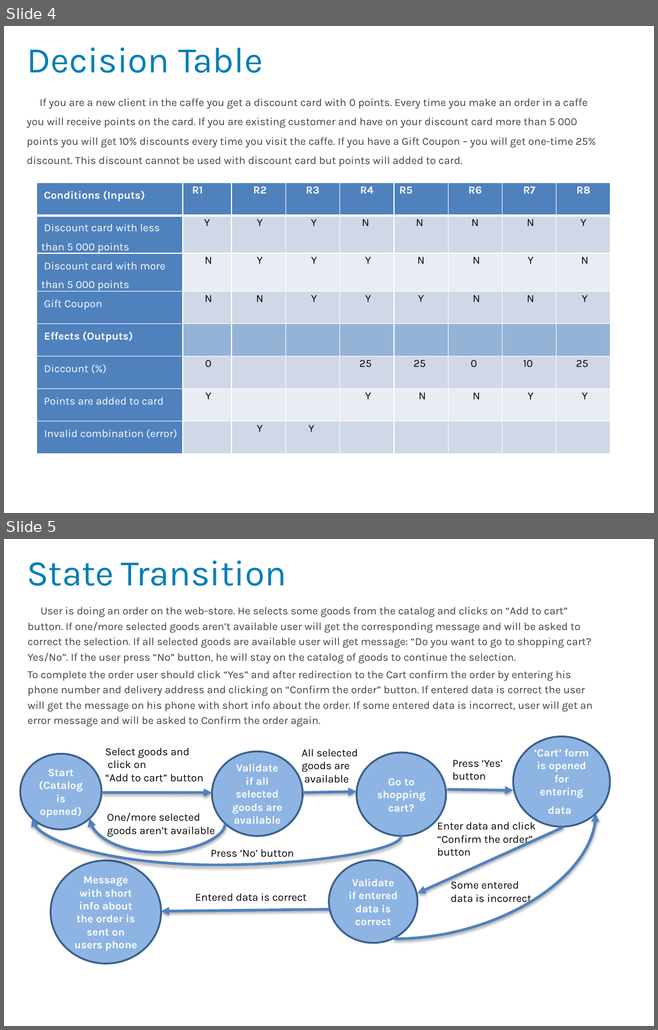
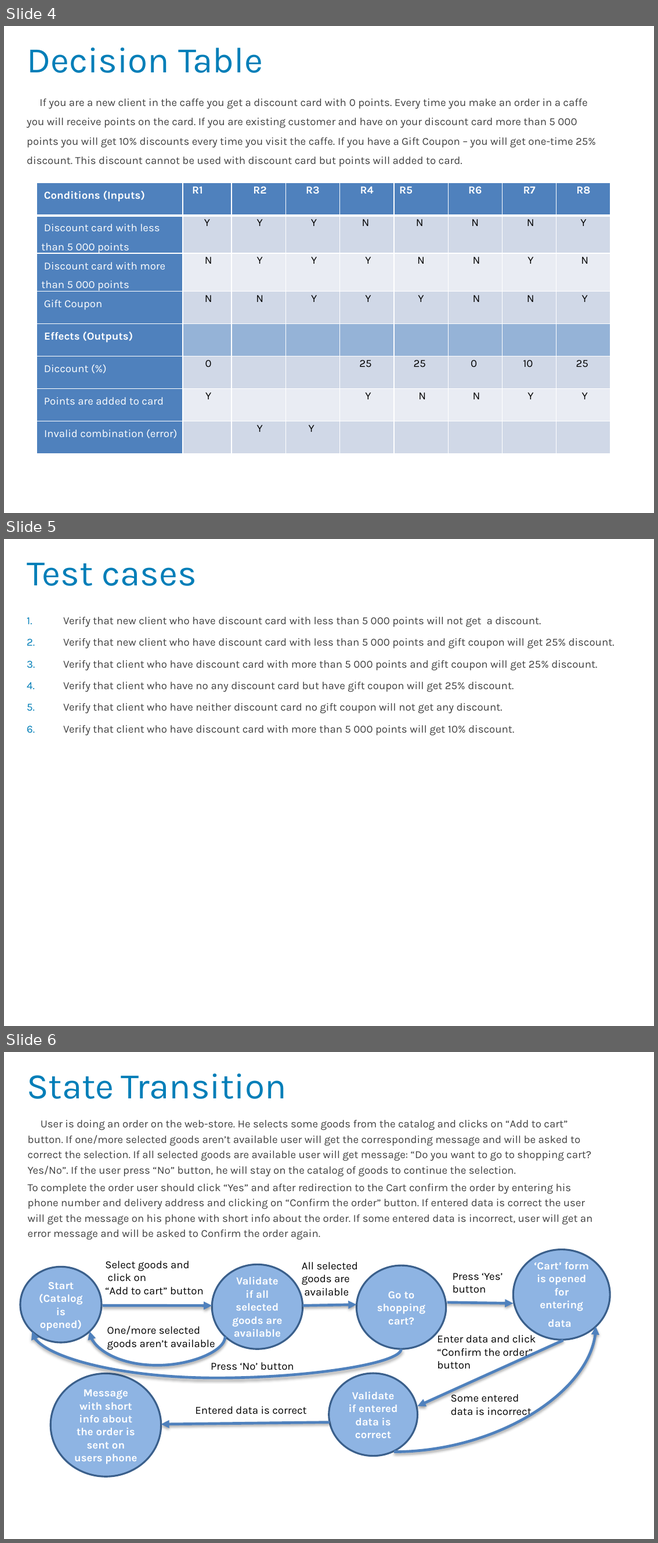
Before and after one commit to MariiaKryzhalko/HW_MQC_062, a slide deck: HW5.pptx. Shown one above the other, each under a label of ours: slides 4 and 5 before the commit, slides 4, 5 and 6 after it. The pictures are 658x1030 and 658x1543 pixels, drawn with LibreOffice and Linux fonts; fonts in the diff are those of the drawing; background and template pictures are left out. Boxes give left, top, right and bottom in pixels: in the first picture for what was removed or moved away, otherwise in the second. Text is boxed around its words. In the diff, an @@ line names an element or a change of style, - is before the commit and + after.

```diff
--- a/HW5.pptx
+++ b/HW5.pptx
@@ slide 5 added at (x1=4, y1=539, x2=654, y2=1026), background picture (left out) @@
@@ title added at (x1=27, y1=563, x2=197, y2=586), 40 pt, text #017EB8 @@
+Test cases
@@ text added at (x1=63, y1=617, x2=614, y2=736), 12 pt, text #404040 @@
+1. Verify that new client who have discount card with less than 5 000 points will not get a discount.
+2. Verify that new client who have discount card with less than 5 000 points and gift coupon will get 25% discount.
+3. Verify that client who have discount card with more than 5 000 points and gift coupon will get 25% discount.
+4. Verify that client who have no any discount card but have gift coupon will get 25% discount.
+5. Verify that client who have neither discount card no gift coupon will not get any discount.
+6. Verify that client who have discount card with more than 5 000 points will get 10% discount.
@@ page number added at (x1=487, y1=997, x2=639, y2=1022), 12 pt, text #FFFFFF @@
+5
@@ what was slide 5 is now slide 6 @@
```
Also in this commit, not shown: 5 other files.
